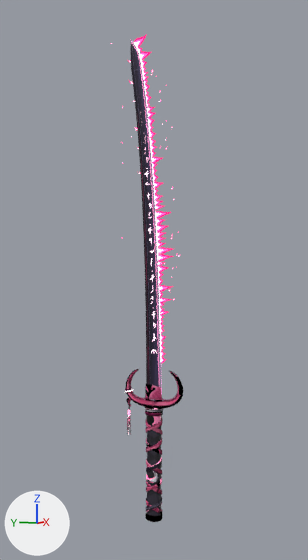
The Blender file art/mystic_katana/mystic_katana.blend, before and after one commit.
Camera for both pictures: the file's camera 'Cam_back'. The axes (+X, +Y, +Z) are drawn at lower left. The lights are the same throughout. The older version comes first.

Names of what the first picture shows: 'FX_SpiritFlame', 'Hilt_Crescent', 'Hilt_Habaki', 'Hilt_Ito', 'Hilt_Magatama', 'Hilt_SeppaUpper', 'Hilt_Tassel', 'Hilt_Tsuka', 'Katana_Blade', 'Katana_InkOutline' and 3 more.
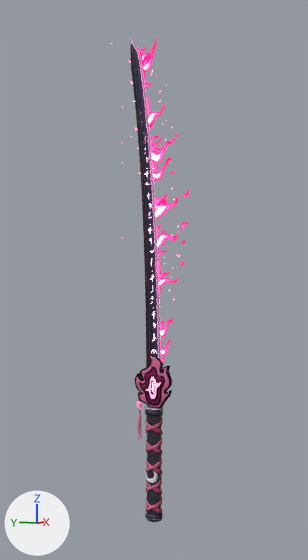
What differs and where, as boxes [x1, y1, x2, y2] in the pictures (308 x 560 px; the box of a moved part takes in the faces that stretch with it):
'FX_SpiritFlame', reshaped (13% wider)
    before: [111, 34, 181, 363]
    after: [111, 38, 190, 363]
'Hilt_FlameGuard', added (pink)
    after: [135, 355, 172, 409]
'Hilt_Ito', surface changed (lighter)
    both: [146, 418, 162, 514]
'Hilt_Crescent', deleted
    before: [126, 369, 183, 408]
'Hilt_Habaki', deleted
    before: [146, 384, 162, 399]
'Katana_InkOutline', reshaped (37% narrower, 8% taller)
    before: [125, 369, 183, 522]
    after: [136, 356, 172, 522]
'Hilt_Tassel', moved
    before: [127, 410, 131, 432]
    after: [138, 414, 142, 440]
'Hilt_Magatama', moved
    before: [126, 398, 131, 406]
    after: [137, 401, 141, 410]
'Hilt_SeppaUpper', deleted
    before: [143, 398, 165, 401]
part 4 of me_fx_spiritflame, moved or reshaped
    before: [134, 38, 174, 363]
    after: [138, 38, 190, 363]
part 5 of me_katana_inkoutline_001, reshaped
    before: [126, 369, 183, 521]
    after: [138, 392, 163, 521]

The change, as a diff of the scene's bpy script:
```diff
--- a/art/mystic_katana/mystic_katana.blend.py
+++ b/art/mystic_katana/mystic_katana.blend.py
@@ me_hilt_ito @@
 me_hilt_ito.from_pydata(...)  # 2836 vertices, 2848 faces; spans x -0.015..0.015, y -0.018..0.018, z -0.113..0.114
 # used by ob_hilt_ito; parent = ob_mystickatana; location = (0.0, 0.0, 0.0)
+# me_hilt_ito part 1: texture (UV) coordinates changed
 me_hilt_ito.materials.append(mat_m_katana_hilt)
@@ me_hilt_tassel @@
 # used by ob_hilt_tassel; parent = ob_mystickatana; location = (0.0, 0.0, 0.0)
-me_hilt_tassel.from_pydata(...)  # 1164 vertices, 1224 faces; spans x 0.0017..0.0136, y 0.0564..0.0655, z 0.0536..0.1108
+me_hilt_tassel.from_pydata(...)  # 1164 vertices, 1224 faces; spans x 0.0021..0.014, y 0.0315..0.0407, z 0.0463..0.1035
+# me_hilt_tassel part 2: the whole mesh is moved by (0.0004, -0.0249, -0.0073)
 me_hilt_tassel.materials.append(mat_m_katana_hilt)
@@ me_hilt_magatama @@
 # used by ob_hilt_magatama; parent = ob_mystickatana; location = (0.0, 0.0, 0.0)
-me_hilt_magatama.from_pydata(...)  # 480 vertices, 536 faces; spans x -0.0051..0.0035, y 0.0514..0.0621, z 0.1193..0.1378
+me_hilt_magatama.from_pydata(...)  # 480 vertices, 536 faces; spans x -0.0047..0.0038, y 0.0283..0.039, z 0.1139..0.1324
+# me_hilt_magatama part 3: the whole mesh is moved by (0.0004, -0.0232, -0.0054)
 me_hilt_magatama.materials.append(mat_m_katana_hilt)
@@ me_fx_spiritflame @@
 # used by ob_fx_spiritflame; parent = ob_mystickatana; location = (0.0, 0.0, 0.0)
-me_fx_spiritflame.from_pydata(...)  # 9736 vertices, 9350 faces; spans x -0.02..0.019, y -0.056..0.103, z 0.216..0.896
+me_fx_spiritflame.from_pydata(...)  # 10775 vertices, 10256 faces; spans x -0.02..0.019, y -0.079..0.103, z 0.217..0.889
+# me_fx_spiritflame part 4: 114 vertices moved within x -0.003..0.004, y -0.028..0.035, z 0.22..0.866; 6036 vertices removed from x -0.012..0.009, y -0.049..0.045, z 0.216..0.888; 7280 vertices added at x -0.01..0.017, y -0.079..0.037, z 0.217..0.883
+# other edits to the shape of me_fx_spiritflame do not show in these pictures
 me_fx_spiritflame.materials.append(mat_m_fx_outer)
@@ me_katana_inkoutline_001 @@
 # used by ob_katana_inkoutline; parent = ob_mystickatana; location = (0.0, 0.0, 0.0)
-me_katana_inkoutline_001.from_pydata(...)  # 4463 vertices, 8790 faces; spans x -0.016..0.016, y -0.065..0.067, z -0.123..0.203
+me_katana_inkoutline_001.from_pydata(...)  # 6177 vertices, 12198 faces; spans x -0.016..0.016, y -0.039..0.042, z -0.123..0.234
+# me_katana_inkoutline_001 part 5: 18 vertices moved within x -0.014..0.012, y -0.019..0.016, z -0.088..0.121; 1076 vertices removed from x -0.016..0.016, y -0.065..0.065, z -0.123..0.203; 2229 vertices added at x -0.016..0.016, y -0.019..0.037, z -0.123..0.157
+# other edits to the shape of me_katana_inkoutline_001 do not show in these pictures
 me_katana_inkoutline_001.materials.append(mat_m_katana_ink)
@@ ob_hilt_crescent @@
-ob_hilt_crescent = bpy.data.objects.new('Hilt_Crescent', me_hilt_crescent)
@@ ob_hilt_habaki @@
-ob_hilt_habaki = bpy.data.objects.new('Hilt_Habaki', me_hilt_habaki)
@@ ob_hilt_seppaupper @@
-ob_hilt_seppaupper = bpy.data.objects.new('Hilt_SeppaUpper', me_hilt_seppaupper)
@@ ob_hilt_flameguard @@
+ob_hilt_flameguard = bpy.data.objects.new('Hilt_FlameGuard', me_hilt_flameguard)  # 6192 vertices, 7708 faces; spans x -0.0088..0.0088, y -0.0385..0.0421, z 0.1197..0.2335
+ob_hilt_flameguard.parent = ob_mystickatana
+ob_hilt_flameguard.location = (0.0, 0.0, 0.0)
```
